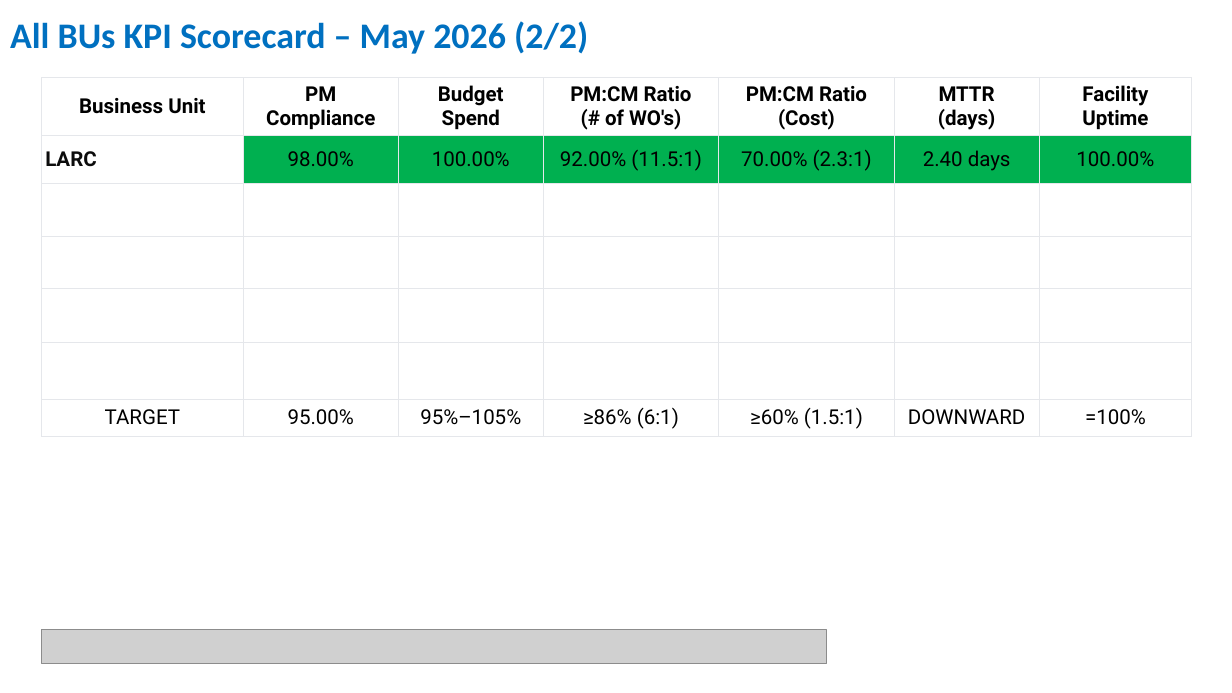
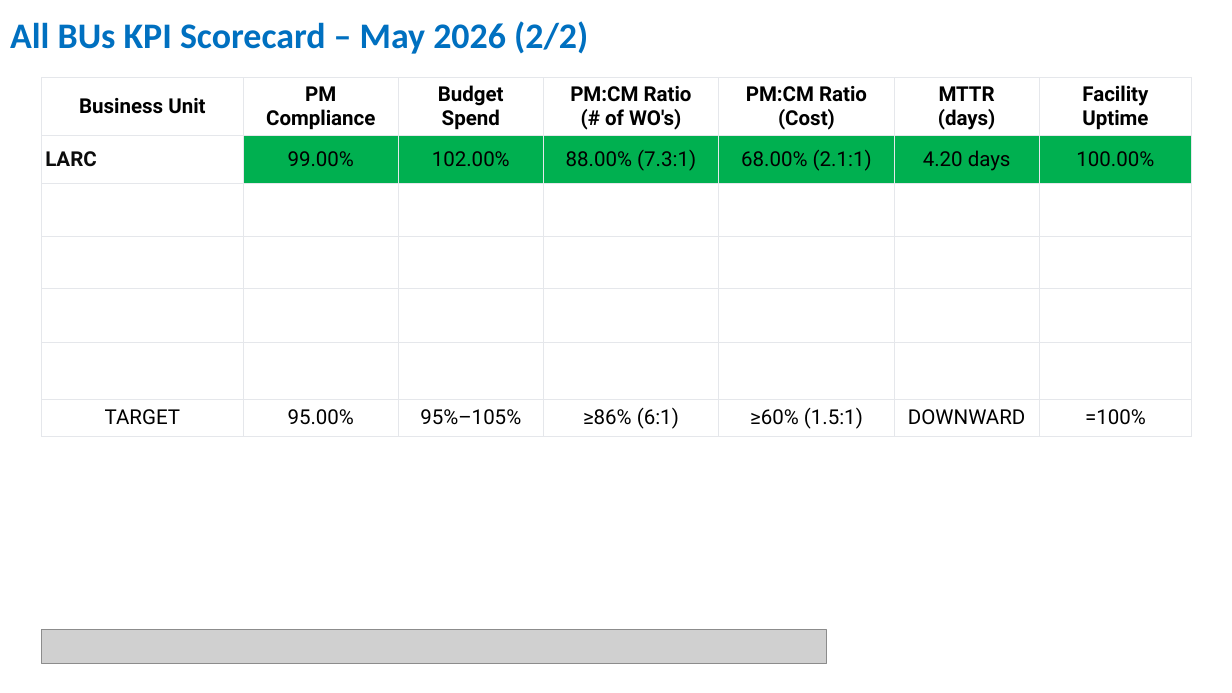
Before and after one commit to estrangender26/odm-dashboard, a slide deck: slide 2 of docs/samples/monthly-kpi-scorecard-portfolio-may-2026.pptx. Drawn at 1232x693 pixels with LibreOffice and Linux fonts; fonts in the diff are those of the drawing; grey boxes stand for pictures. Boxes give left, top, right and bottom in pixels: in the first picture for what was removed or moved away, otherwise in the second. Text is boxed around its words. In the diff, an @@ line names an element or a change of style, - is before the commit and + after.

```diff
--- a/docs/samples/monthly-kpi-scorecard-portfolio-may-2026.pptx
+++ b/docs/samples/monthly-kpi-scorecard-portfolio-may-2026.pptx
@@ table at (42,78,1192,436) @@
-row 2: LARC | 98.00% | 100.00% | 92.00% (11.5:1) | 70.00% (2.3:1) | 2.40 days | 100.00%
+row 2: LARC | 99.00% | 102.00% | 88.00% (7.3:1) | 68.00% (2.1:1) | 4.20 days | 100.00%
```
Also in this commit, not shown: 1 other slide changed, 12 other files.
